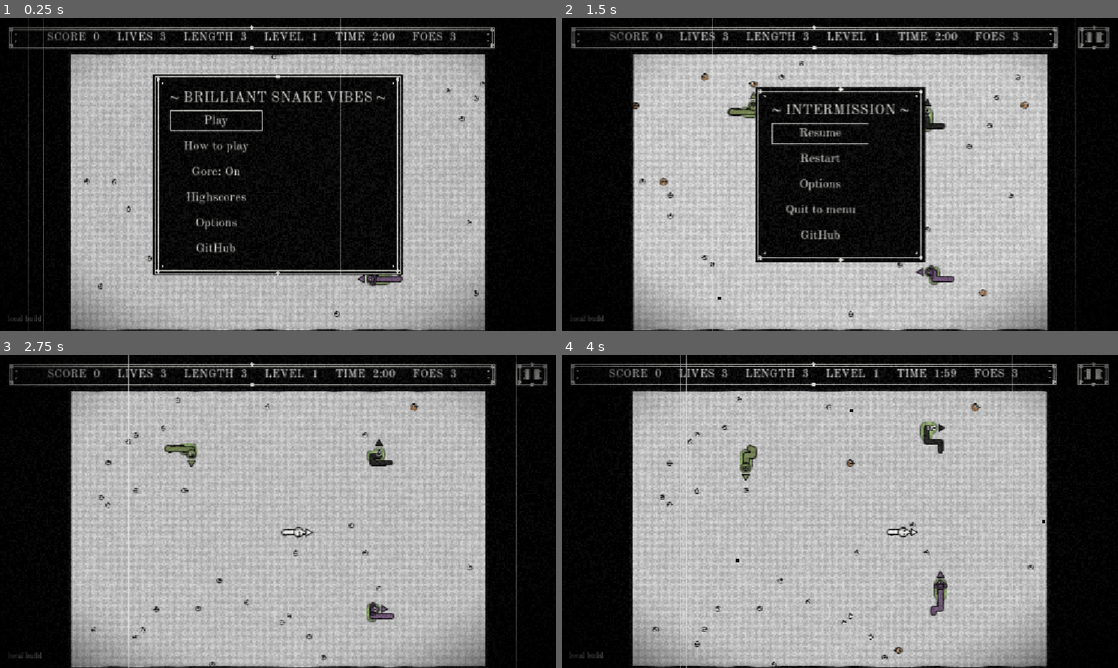
Above: before the commit, frames 1-4 (two rows, left to right).
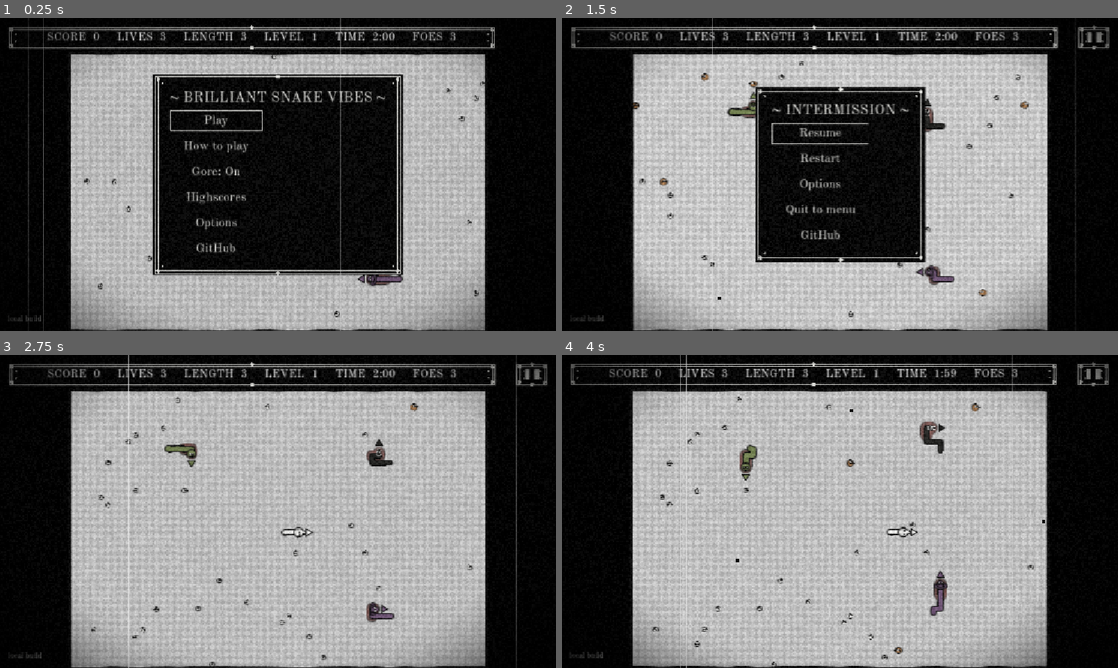
Above: after the commit, the same moments.

Repository: Oliver-Tautz/brilliant-snake-vibes
Game: Godot game, scene res://presentation/main.tscn
The game is run twice, just before and just after one commit, with the same random seed, the same clock (stepped at 60 frames per second) and the same inputs.
Inputs (mouse positions are in pixels of both pictures, inside the frame that each line leads up to):
- Up to frame 1 (0.25 s): no input
- Up to frame 2 (1.5 s): click "Play" at 0.5 s; tap Enter at 1.25 s; drag from (1095, 36) to (895, 105) at 1.27 s
- Up to frame 3 (2.75 s): click "Restart" at 2 s
- Up to frame 4 (4 s): drag from (728, 527) to (812, 574) at 2.77 s; move the mouse to (895, 442) at 3.52 s; hold Right from 3.53 s (still down); tap Ctrl at 3.6 s

The runs differ from the first frame. In frame 1, less than 0.1% of the frame differs, in the area x 65-71%, y 82-85%; in frame 2, less than 0.1%; in frame 3, 0.1%; in frame 4, 0.2%, in the area x 31-70%, y 21-78%.

Commit message:
Bite zone glow is grey-red instead of green

Diff:
--- a/presentation/ink.gd
+++ b/presentation/ink.gd
@@ -6,7 +6,7 @@
 # Muted, slightly off accents (spec §11): big chickens, and the enemy snakes (green, purple, black)
 # together with the chickens they leave behind.
 const ORANGE := Color(0.74, 0.5, 0.28)
-const VULNERABLE := Color(0.62, 0.78, 0.42)  # pale bile green: the part of an enemy that can be bitten
+const VULNERABLE := Color(0.58, 0.38, 0.36)  # dull grey-red, far from the blood red: the part of an enemy that can be bitten
 const SNAKE_COLORS: Array[Color] = [Color(0.47, 0.54, 0.3), Color(0.47, 0.34, 0.5), Color(0.16, 0.16, 0.15)]
 static var PAPER := Color(Art.paper_tone, Art.paper_tone, Art.paper_tone * 0.99)  # seed[23]
 
--- a/presentation/world_view.gd
+++ b/presentation/world_view.gd
@@ -170,8 +170,7 @@
 
 
 ## A pulsing glow behind the cells of an enemy that a bite from the side kills: its head and the next
-## SnakeGame.Cfg.BITE_CELLS - 1 cells (spec §6b). Muted green is the spec's colour for something
-## vulnerable (§11).
+## SnakeGame.Cfg.BITE_CELLS - 1 cells (spec §6b), in a dull grey-red (§11).
 func _draw_bite_zone(path: PackedVector2Array) -> void:
 	var pulse := 0.5 + 0.5 * sin(Time.get_ticks_msec() / 1000.0 * TAU * 1.5)
 	var radius := View.CELL * (0.78 + 0.1 * pulse)
Not shown, changed: agent_adr.md
Not shown, changed: spec.md
